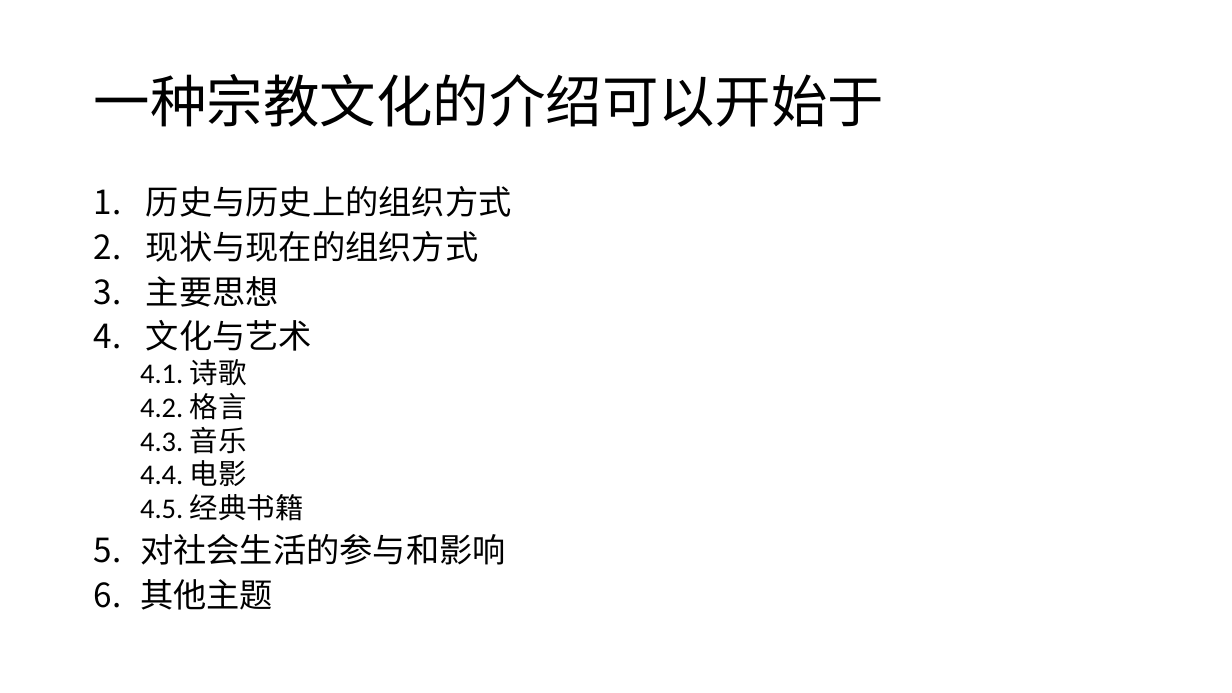
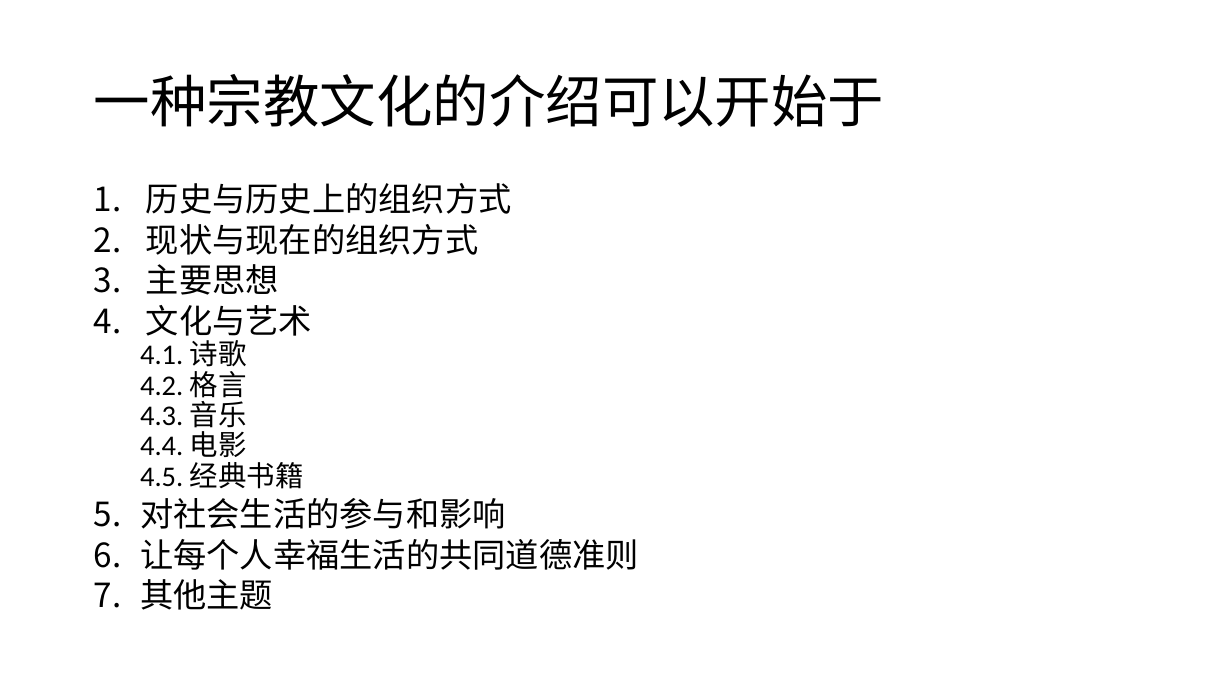
Before and after one commit to howardyang2009/Amber, a slide deck: slide 8 of P(Path)/RP(ReligionPath)/信仰之路（中文）.pptx. Drawn at 1232x693 pixels with LibreOffice and Linux fonts; fonts in the diff are those of the drawing. Boxes give left, top, right and bottom in pixels: in the first picture for what was removed or moved away, otherwise in the second. Text is boxed around its words. In the diff, an @@ line names an element or a change of style, - is before the commit and + after.

```diff
--- a/P(Path)/RP(ReligionPath)/信仰之路（中文）.pptx
+++ b/P(Path)/RP(ReligionPath)/信仰之路（中文）.pptx
@@ text at (140,183,512,610): line spacing 0.8 to 0.7 @@
@@ text at (140,539,639,570): paragraph added @@
+6. 让每个人幸福生活的共同道德准则
```
Also in this commit, not shown: 1 other slide changed, 4 other files.
